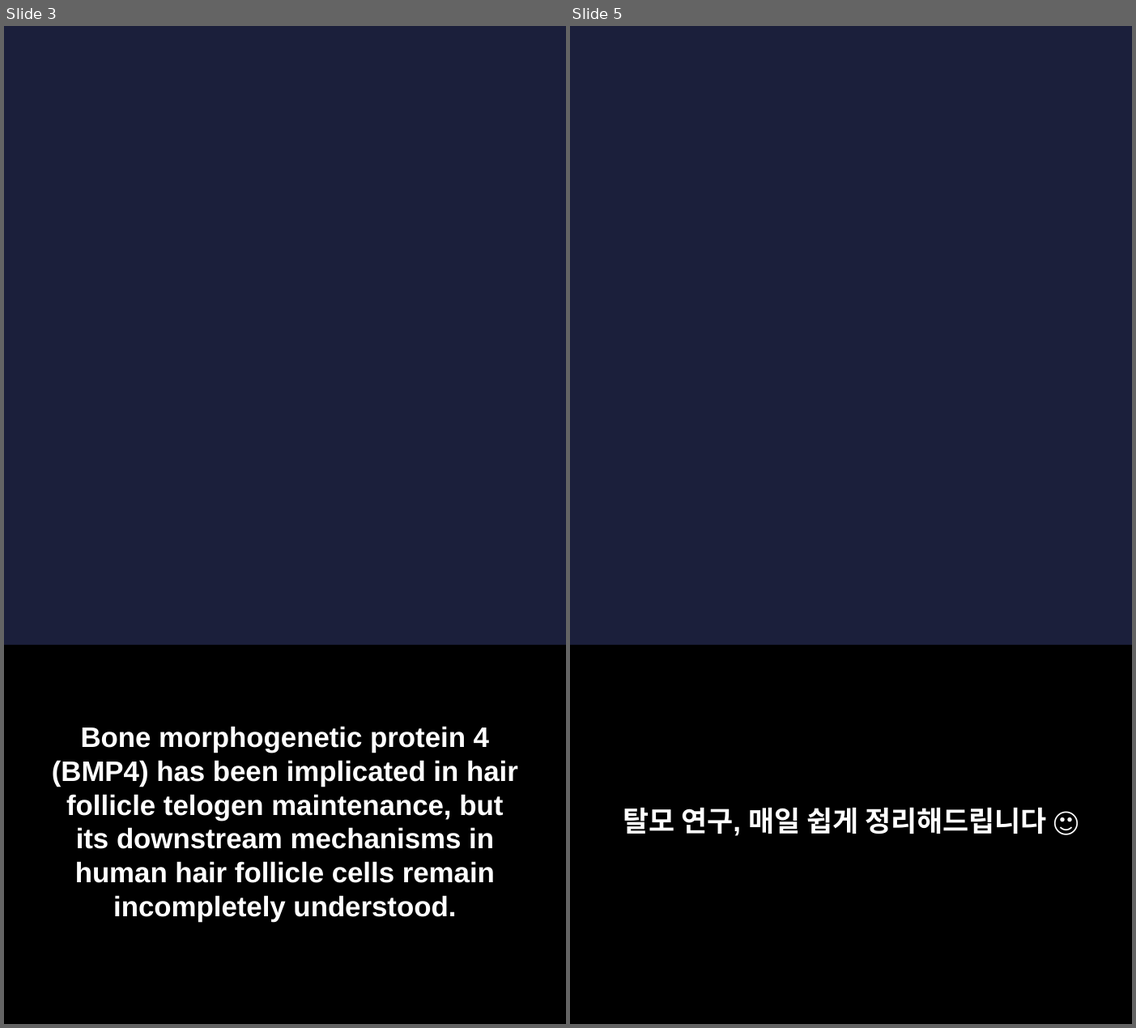
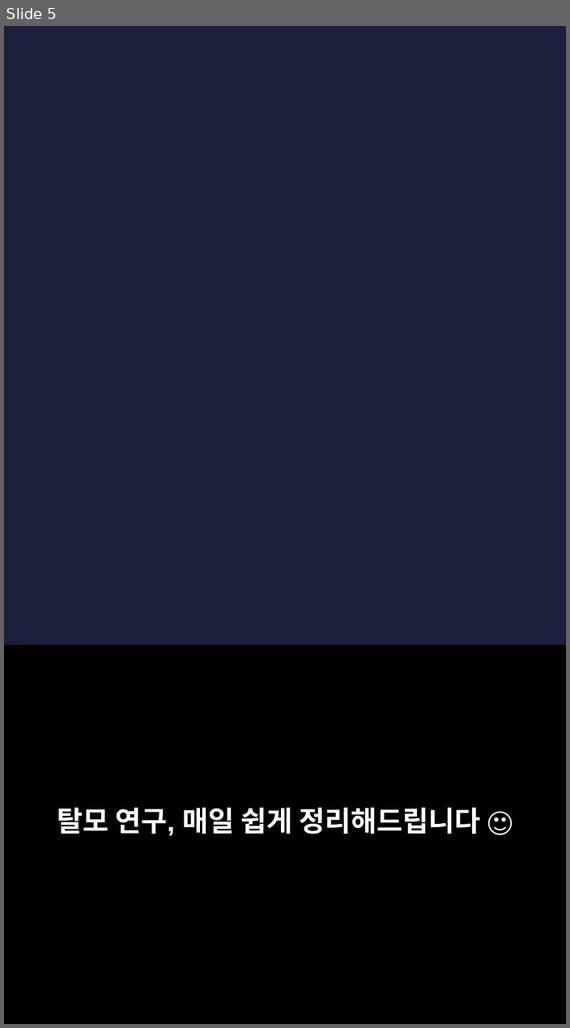
Before and after one commit to hyokang2010-BJ-ANTH/product-builder-test, a slide deck: pwa/data/latest/slides.pptx. Shown side by side, each under a label of ours: slides 3 and 5 before the commit, slide 5 after it; the slides between them are not shown. The pictures are 1136x1028 and 570x1028 pixels, drawn with LibreOffice and Linux fonts; fonts in the diff are those of the drawing; background and template pictures are left out. Boxes give left, top, right and bottom in pixels: in the first picture for what was removed or moved away, otherwise in the second. Text is boxed around its words. In the diff, an @@ line names an element or a change of style, - is before the commit and + after.

```diff
--- a/pwa/data/latest/slides.pptx
+++ b/pwa/data/latest/slides.pptx
@@ slide 3 removed at (x1=4, y1=26, x2=566, y2=1024), background picture (left out) @@
@@ rectangle removed at (x1=4, y1=646, x2=566, y2=1024) @@
@@ text removed at (x1=52, y1=726, x2=518, y2=922) @@
-Bone morphogenetic protein 4 (BMP4) has been implicated in hair follicle telogen maintenance, but its downstream mechanisms in human hair follicle cells remain incompletely understood.
```
Also in this commit, not shown: 3 slides changed, 4 slides added, 3 other slides removed, 26 other files.
